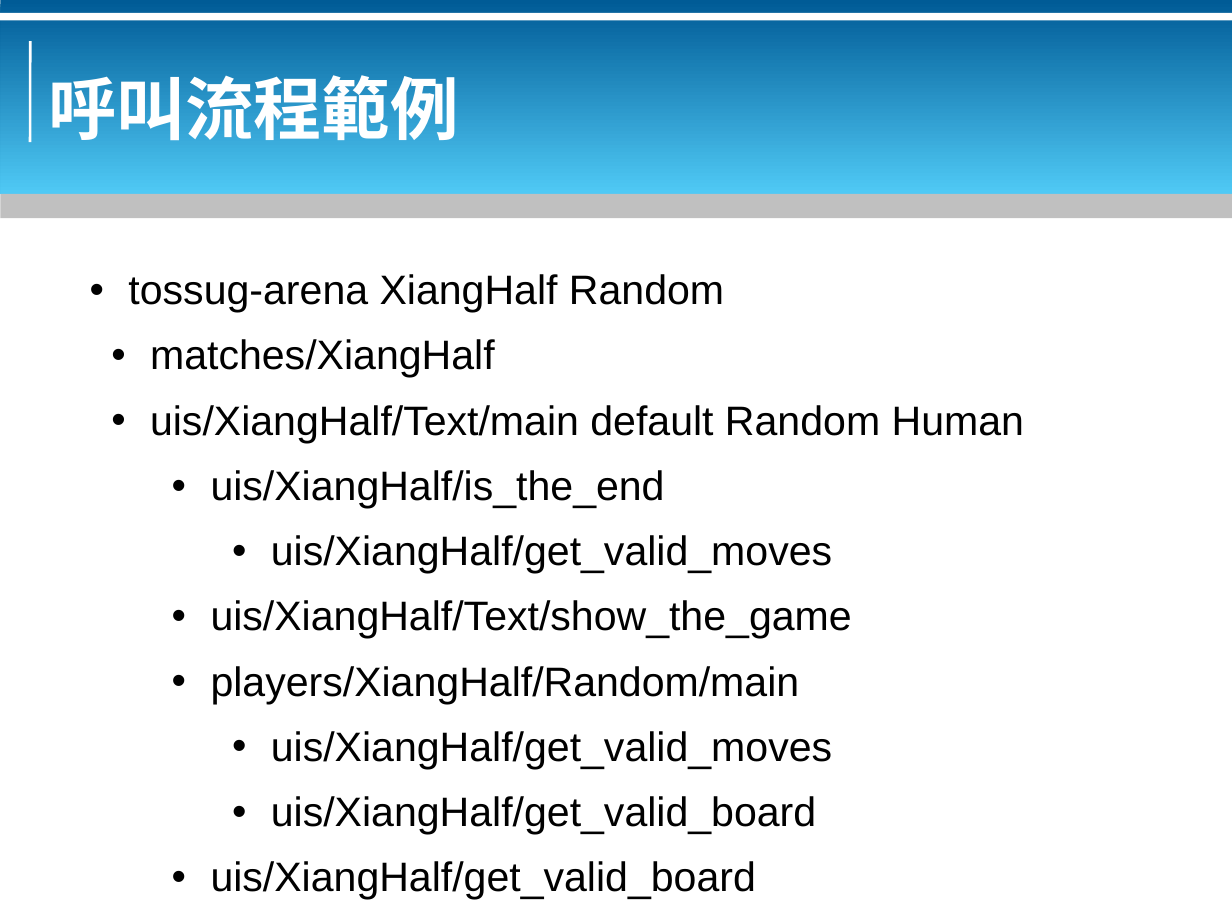
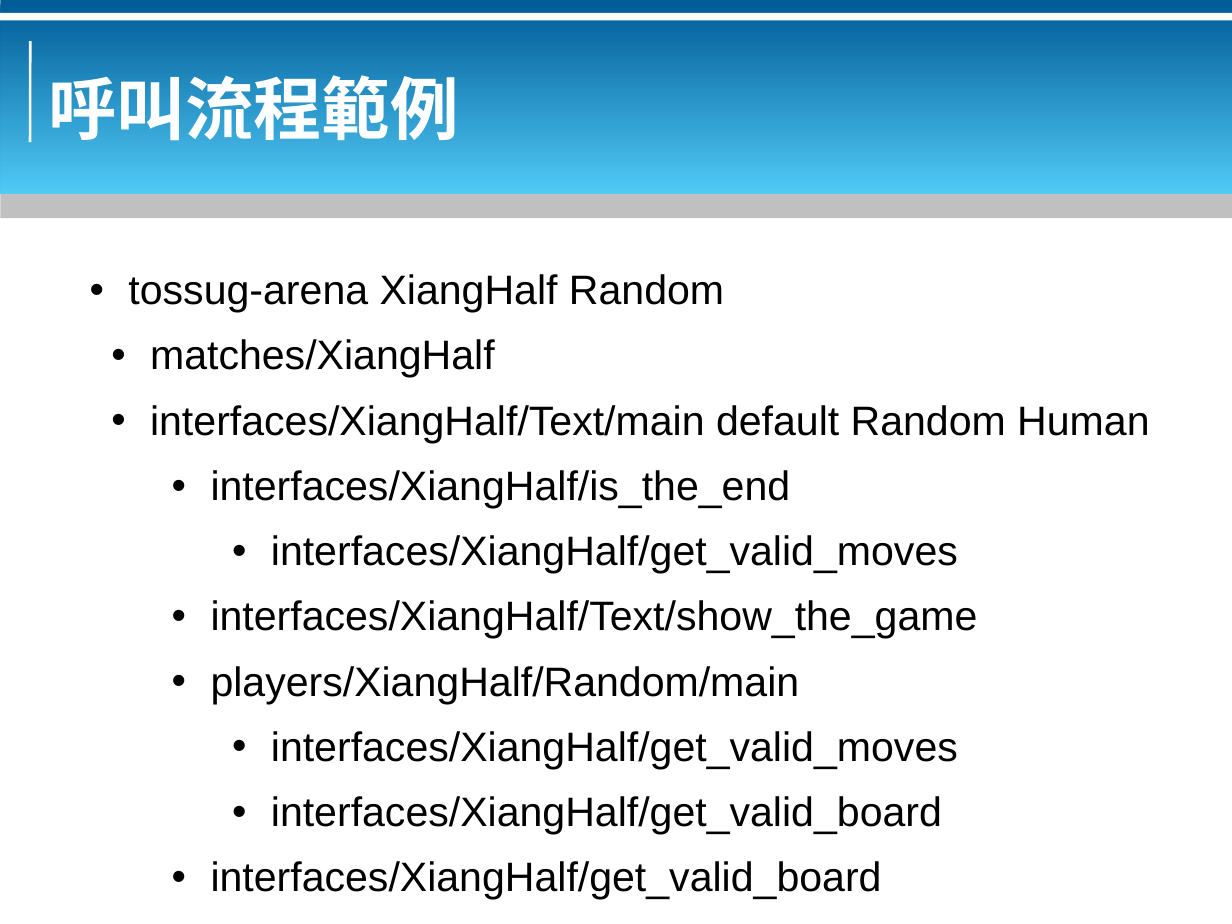
Before and after one commit to bluebat/.presentations, a slide deck: slide 4 of gamelets-arena-for-ai-players.odp. Drawn at 1232x924 pixels with LibreOffice and Linux fonts; fonts in the diff are those of the drawing; background and template pictures are left out. Boxes give left, top, right and bottom in pixels: in the first picture for what was removed or moved away, otherwise in the second. Text is boxed around its words. In the diff, an @@ line names an element or a change of style, - is before the commit and + after.

```diff
--- a/gamelets-arena-for-ai-players.odp
+++ b/gamelets-arena-for-ai-players.odp
@@ text at bbox=[150, 405, 1149, 639]: text changed @@
-• uis/XiangHalf/Text/main default Random Human
-• uis/XiangHalf/is_the_end
-• uis/XiangHalf/get_valid_moves
-• uis/XiangHalf/Text/show_the_game
+• interfaces/XiangHalf/Text/main default Random Human
+• interfaces/XiangHalf/is_the_end
+• interfaces/XiangHalf/get_valid_moves
+• interfaces/XiangHalf/Text/show_the_game
@@ text at bbox=[211, 731, 958, 900]: text changed @@
-• uis/XiangHalf/get_valid_moves
-• uis/XiangHalf/get_valid_board
-• uis/XiangHalf/get_valid_board
+• interfaces/XiangHalf/get_valid_moves
+• interfaces/XiangHalf/get_valid_board
+• interfaces/XiangHalf/get_valid_board
```
Also in this commit, not shown: 2 other slides changed, 2 other files.
